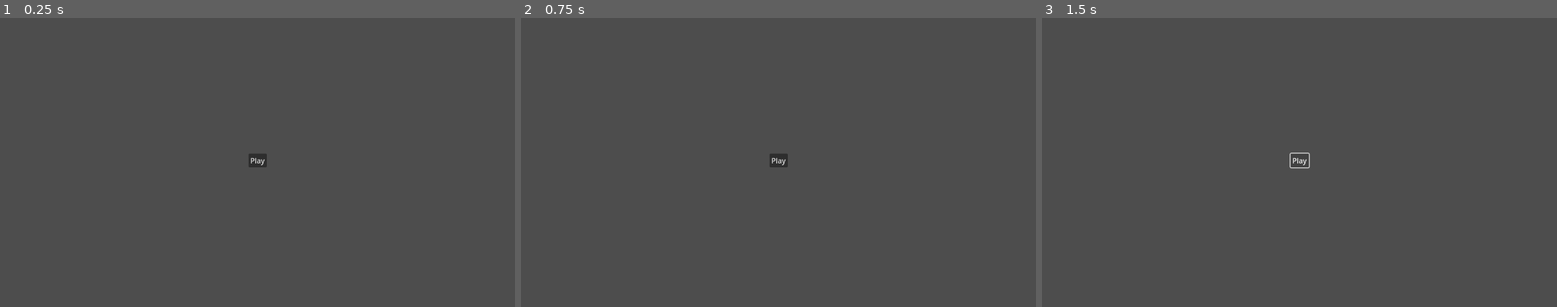
Above: before the commit, frames 1-3 (left to right).
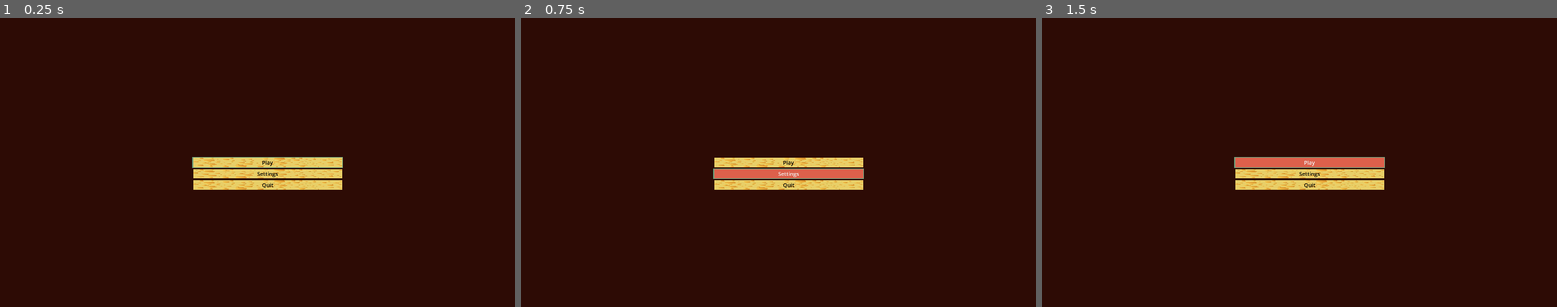
Above: after the commit, the same moments.

Repository: Noah-Morrison/FGJ-2024
Game: Godot game, scene res://main menu.tscn
The game is run twice, just before and just after one commit, with the same random seed, the same clock (stepped at 60 frames per second) and the same inputs. Before the commit the project has no main scene; this scene is started directly in both runs.
Inputs (mouse positions are in pixels of both pictures, inside the frame that each line leads up to):
- Up to frame 1 (0.25 s): no input
- Up to frame 2 (0.75 s): click (788, 174) at 0.5 s, where only the run after the commit has a clickable "Settings"
- Up to frame 3 (1.5 s): click "Play" at 1.25 s

The runs differ from the first frame. In frame 1, 100% of the frame differs, in the area x 0-100%, y 0-100%; in frame 2, 100%; in frame 3, 100%.

Commit message:
added the beginning of a main menu and a menu theme

Diff:
--- /dev/null
+++ b/fgj-2024-c11ee5e/main menu.gd
@@ -0,0 +1,15 @@
+extends Control
+
+
+# Called when the node enters the scene tree for the first time.
+func _ready():
+	$Panel/VBoxContainer/play.grab_focus()
+
+
+# Called every frame. 'delta' is the elapsed time since the previous frame.
+func _process(delta):
+	pass
+
+
+func _on_quit_pressed():
+	get_tree().quit()
--- a/fgj-2024-c11ee5e/main menu.tscn
+++ b/fgj-2024-c11ee5e/main menu.tscn
@@ -1,27 +1,66 @@
-[gd_scene format=3 uid="uid://ce8fks48ucqcn"]
+[gd_scene load_steps=3 format=3 uid="uid://ce8fks48ucqcn"]
+
+[ext_resource type="Script" path="res://main menu.gd" id="1_jhf18"]
+[ext_resource type="Theme" uid="uid://dhp752uhv76yu" path="res://menu theme.tres" id="1_mitgw"]
 
 [node name="Control" type="Control"]
 layout_mode = 3
 anchors_preset = 15
 anchor_right = 1.0
 anchor_bottom = 1.0
+offset_left = 22.0
+offset_top = 26.0
+offset_right = 22.0
+offset_bottom = 26.0
 grow_horizontal = 2
 grow_vertical = 2
+theme = ExtResource("1_mitgw")
+script = ExtResource("1_jhf18")
 
-[node name="VBoxContainer" type="VBoxContainer" parent="."]
+[node name="Panel" type="Panel" parent="."]
 layout_mode = 1
 anchors_preset = 8
 anchor_left = 0.5
 anchor_top = 0.5
 anchor_right = 0.5
 anchor_bottom = 0.5
-offset_left = -20.0
-offset_top = -20.0
-offset_right = 20.0
-offset_bottom = 20.0
+offset_left = -1063.5
+offset_top = -635.5
+offset_right = 1063.5
+offset_bottom = 635.5
 grow_horizontal = 2
 grow_vertical = 2
 
-[node name="Button" type="Button" parent="VBoxContainer"]
+[node name="VBoxContainer" type="VBoxContainer" parent="Panel"]
+layout_mode = 1
+anchors_preset = 8
+anchor_left = 0.5
+anchor_top = 0.5
+anchor_right = 0.5
+anchor_bottom = 0.5
+offset_left = -263.0
+offset_top = -44.0
+offset_right = 293.0
+offset_bottom = 74.0
+grow_horizontal = 2
+grow_vertical = 2
+
+[node name="play" type="Button" parent="Panel/VBoxContainer"]
 layout_mode = 2
+focus_neighbor_top = NodePath("../quit")
+focus_neighbor_bottom = NodePath("../Settings")
 text = "Play"
+
+[node name="Settings" type="Button" parent="Panel/VBoxContainer"]
+layout_mode = 2
+focus_neighbor_top = NodePath("../play")
+focus_neighbor_bottom = NodePath("../quit")
+text = "Settings"
+
+[node name="quit" type="Button" parent="Panel/VBoxContainer"]
+layout_mode = 2
+focus_neighbor_top = NodePath("../Settings")
+focus_neighbor_bottom = NodePath("../play")
+text = "Quit"
+
+[connection signal="pressed" from="Panel/VBoxContainer/quit" to="." method="_on_quit_pressed"]
--- /dev/null
+++ b/fgj-2024-c11ee5e/menu theme.tres
@@ -0,0 +1,43 @@
+[gd_resource type="Theme" load_steps=7 format=3 uid="uid://dhp752uhv76yu"]
+
+[ext_resource type="Texture2D" uid="uid://dkck2qhvfl7y0" path="res://textures/yellow-cheese-with-holes-panoramic-background-vector.jpg" id="1_o6r4c"]
+
+[sub_resource type="StyleBoxFlat" id="StyleBoxFlat_ju1t3"]
+bg_color = Color(0.443137, 0.65098, 0.501961, 1)
+draw_center = false
+border_width_left = 3
+border_width_top = 3
+border_width_right = 3
+border_width_bottom = 3
+border_color = Color(0.443137, 0.65098, 0.501961, 1)
+expand_margin_left = 3.0
+expand_margin_top = 3.0
+expand_margin_right = 3.0
+expand_margin_bottom = 3.0
+
+[sub_resource type="StyleBoxFlat" id="StyleBoxFlat_mds4y"]
+bg_color = Color(0.866667, 0.376471, 0.294118, 1)
+
+[sub_resource type="StyleBoxTexture" id="StyleBoxTexture_3vchc"]
+texture = ExtResource("1_o6r4c")
+texture_margin_left = 3.0
+texture_margin_top = 3.0
+texture_margin_right = 3.0
+texture_margin_bottom = 3.0
+
+[sub_resource type="StyleBoxFlat" id="StyleBoxFlat_dys3k"]
+bg_color = Color(0.616024, 0.232978, 0.159993, 1)
+
+[sub_resource type="StyleBoxFlat" id="StyleBoxFlat_xdye4"]
+bg_color = Color(0.176439, 0.0428585, 0.0208916, 1)
+
+[resource]
+Button/colors/font_color = Color(0, 0, 0, 1)
+Button/colors/font_focus_color = Color(0, 0, 0, 1)
+Button/font_sizes/font_size = 20
+Button/styles/focus = SubResource("StyleBoxFlat_ju1t3")
+Button/styles/hover = SubResource("StyleBoxFlat_mds4y")
+Button/styles/normal = SubResource("StyleBoxTexture_3vchc")
+Button/styles/pressed = SubResource("StyleBoxFlat_dys3k")
+Panel/styles/panel = SubResource("StyleBoxFlat_xdye4")
+VBoxContainer/constants/separation = 8
--- a/fgj-2024-c11ee5e/project.godot
+++ b/fgj-2024-c11ee5e/project.godot
@@ -11,9 +11,12 @@
 [application]
 
 config/name="FGJ-2024-C11Ee5e"
+run/main_scene="res://main menu.tscn"
 config/features=PackedStringArray("4.2", "Forward Plus")
 config/icon="res://icon.svg"
 
 [display]
 
+window/size/viewport_width=1920
+window/size/viewport_height=1080
 window/size/mode=3
Binary file added: fgj-2024-c11ee5e/textures/yellow-cheese-with-holes-panoramic-background-vector.jpg
Not shown, added: fgj-2024-c11ee5e/textures/yellow-cheese-with-holes-panoramic-background-vector.jpg.import
